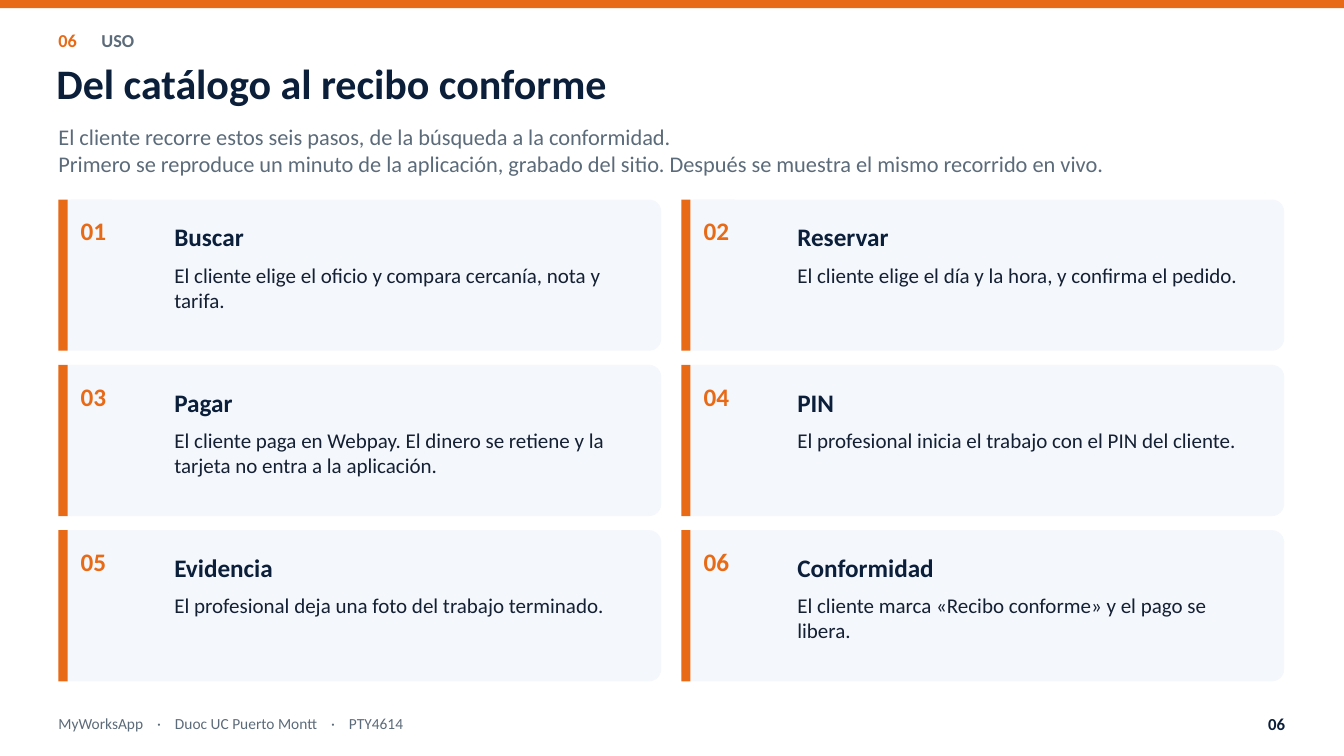
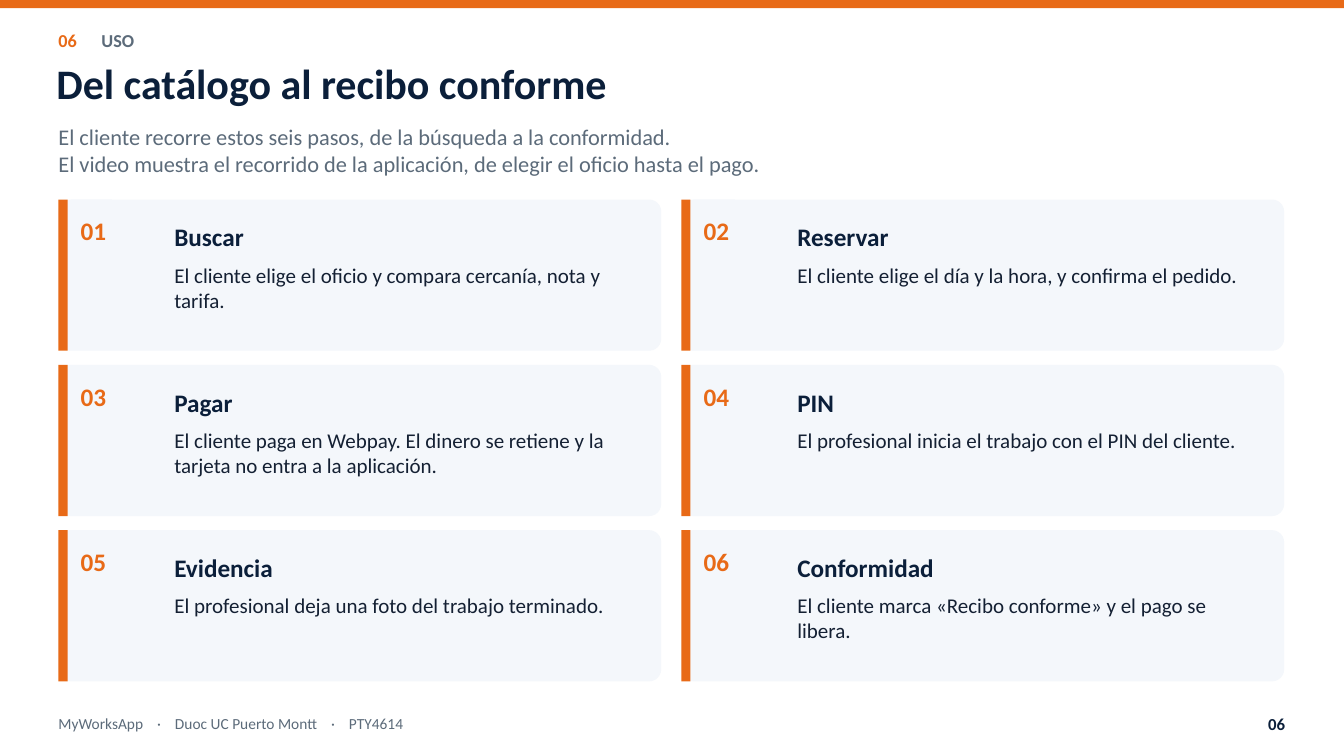
Before and after one commit to nicoussj/Proyecto-Titulo-MyWorksApp, a slide deck: slide 6 of Fase 2/Presentacion_final_MyWorksApp.pptx. Drawn at 1344x756 pixels with LibreOffice and Linux fonts; fonts in the diff are those of the drawing. Boxes give left, top, right and bottom in pixels: in the first picture for what was removed or moved away, otherwise in the second. Text is boxed around its words. In the diff, an @@ line names an element or a change of style, - is before the commit and + after.

```diff
--- a/Fase 2/Presentacion_final_MyWorksApp.pptx
+++ b/Fase 2/Presentacion_final_MyWorksApp.pptx
@@ text at bbox=[58, 156, 759, 176]: text changed @@
-Primero se reproduce un minuto de la aplicación, grabado del sitio. Después se muestra el mismo recorrido en vivo.
+El video muestra el recorrido de la aplicación, de elegir el oficio hasta el pago.
```
Also in this commit, not shown: 5 other files.
